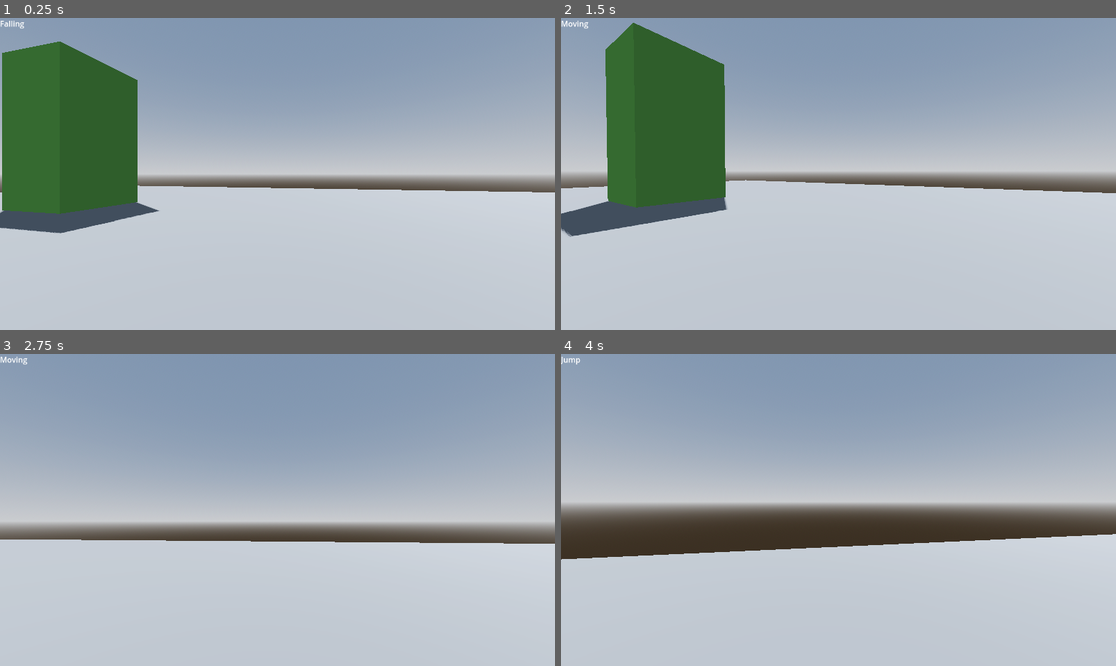
Above: before the commit, frames 1-4 (two rows, left to right).
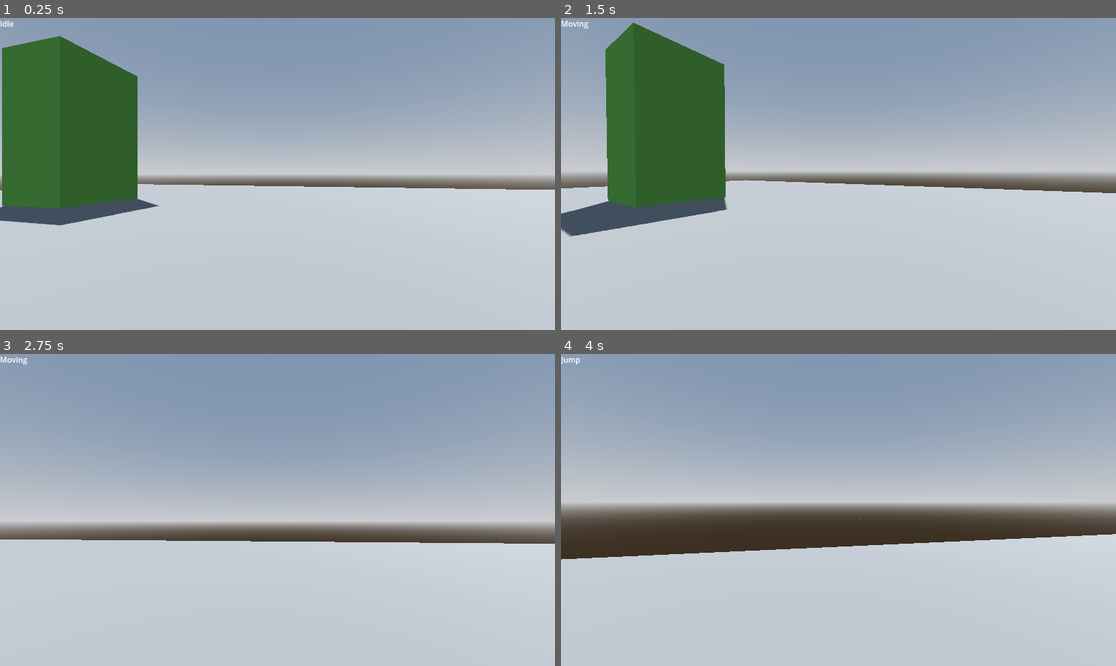
Above: after the commit, the same moments.

Repository: WyattBumbalough/ShootyGamePrototype
Game: Godot game, scene res://Entities/Levels/Test Map/test_map.tscn
The game is run twice, just before and just after one commit, with the same random seed, the same clock (stepped at 60 frames per second) and the same inputs.
Inputs (mouse positions are in pixels of both pictures, inside the frame that each line leads up to):
- Up to frame 1 (0.25 s): no input
- Up to frame 2 (1.5 s): move the mouse to (866, 174) at 0.52 s; hold W (up) from 0.53 s (still down); tap Space (jump) at 0.77 s; move the mouse to (810, 174) at 1.27 s
- Up to frame 3 (2.75 s): keep holding W (up); tap Space (jump) at 1.52 s; move the mouse to (288, 503) at 2.02 s
- Up to frame 4 (4 s): keep holding W (up); tap Enter at 2.75 s; move the mouse to (832, 516) at 2.77 s; tap Space (jump) at 3.02, 3.77 s; move the mouse to (877, 513) at 3.52 s

The runs differ from the first frame. In frame 1, 2.0% of the frame differs, in the area x 0-100%, y 0-70%; in frame 2, less than 0.1%; in frame 3, less than 0.1%; in frame 4, less than 0.1%.

Commit message:
More smol stuff
+ Organized file system a little bit.
+ Started throwing together some enemy related stuff

Diff:
--- a/Scripts/Global.gd
+++ b/Common/Globals/Global.gd
@@ -1,4 +1,6 @@
 extends Node
+
+enum ENEMY_TYPES{ LIGHT, MEDIUM, HEAVY }
 
 var CurrentPlayer: Player
 var PlayerStateMachine: StateMachine
--- /dev/null
+++ b/Entities/Enemies/enemy.gd
@@ -0,0 +1,9 @@
+extends CharacterBody3D
+class_name Enemy
+
+@export var health: float
+@export var type: Global.ENEMY_TYPES
+
+@export_category("Nodes")
+@export var animations: AnimationPlayer
+@export var nav_agent: NavigationAgent3D
--- /dev/null
+++ b/Entities/Enemies/enemy.tscn
@@ -0,0 +1,25 @@
+[gd_scene load_steps=4 format=3 uid="uid://b58n3ea82dc54"]
+
+[ext_resource type="Script" uid="uid://b5aers873e8rj" path="res://Entities/Enemies/enemy.gd" id="1_7o3vr"]
+
+[sub_resource type="CapsuleMesh" id="CapsuleMesh_wbf3x"]
+
+[sub_resource type="CapsuleShape3D" id="CapsuleShape3D_6rqwt"]
+
+[node name="Enemy" type="CharacterBody3D" node_paths=PackedStringArray("animations", "nav_agent")]
+script = ExtResource("1_7o3vr")
+health = 100.0
+animations = NodePath("AnimationPlayer")
+nav_agent = NodePath("NavigationAgent3D")
+
+[node name="MeshInstance3D" type="MeshInstance3D" parent="."]
+transform = Transform3D(1, 0, 0, 0, 1, 0, 0, 0, 1, 0, 1, 0)
+mesh = SubResource("CapsuleMesh_wbf3x")
+
+[node name="CollisionShape3D" type="CollisionShape3D" parent="."]
+transform = Transform3D(1, 0, 0, 0, 1, 0, 0, 0, 1, 0, 1, 0)
+shape = SubResource("CapsuleShape3D_6rqwt")
+
+[node name="NavigationAgent3D" type="NavigationAgent3D" parent="."]
+
+[node name="AnimationPlayer" type="AnimationPlayer" parent="."]
--- a/Entities/Levels/Test Map/test_map.tscn
+++ b/Entities/Levels/Test Map/test_map.tscn
@@ -70,4 +70,4 @@
 font_size = 128
 
 [node name="Player" parent="." instance=ExtResource("1_mc158")]
-transform = Transform3D(0.22534223, 0, -0.9742797, 0, 1, 0, 0.9742797, 0, 0.22534223, 4.8604517, 0.6413083, 1.454314)
+transform = Transform3D(0.22534223, 0, -0.9742797, 0, 1, 0, 0.9742797, 0, 0.22534223, 4.8604517, -0.25, 1.454314)
--- a/Entities/Player/Player.tscn
+++ b/Entities/Player/Player.tscn
@@ -1,11 +1,11 @@
 [gd_scene load_steps=12 format=3 uid="uid://dxpf6y10dmc1q"]
 
-[ext_resource type="Script" uid="uid://cs730ueljjghv" path="res://Scripts/State Machine/Player.gd" id="1_xhfnw"]
-[ext_resource type="Script" uid="uid://cmek1dcaubhxl" path="res://Scripts/State Machine/State_Machine.gd" id="2_ww0jn"]
-[ext_resource type="Script" uid="uid://b51yfegyf271a" path="res://Scripts/State Machine/Idle.gd" id="3_vweq0"]
-[ext_resource type="Script" uid="uid://dafeehxt4nr28" path="res://Scripts/State Machine/Moving.gd" id="4_1des2"]
-[ext_resource type="Script" uid="uid://y0he0fi2dn52" path="res://Entities/Player/Falling.gd" id="5_an6q6"]
-[ext_resource type="Script" uid="uid://c5lf3ml8immra" path="res://Entities/Player/Jump.gd" id="6_t38ms"]
+[ext_resource type="Script" uid="uid://cs730ueljjghv" path="res://Entities/Player/Player.gd" id="1_xhfnw"]
+[ext_resource type="Script" uid="uid://cmek1dcaubhxl" path="res://Common/State Machine/State_Machine.gd" id="2_ww0jn"]
+[ext_resource type="Script" uid="uid://b51yfegyf271a" path="res://Entities/Player/States/Idle.gd" id="3_vweq0"]
+[ext_resource type="Script" uid="uid://dafeehxt4nr28" path="res://Entities/Player/States/Moving.gd" id="4_1des2"]
+[ext_resource type="Script" uid="uid://y0he0fi2dn52" path="res://Entities/Player/States/Falling.gd" id="5_an6q6"]
+[ext_resource type="Script" uid="uid://c5lf3ml8immra" path="res://Entities/Player/States/Jump.gd" id="6_t38ms"]
 
 [sub_resource type="StandardMaterial3D" id="StandardMaterial3D_t38ms"]
 albedo_color = Color(1, 0.47058824, 0.20784314, 1)
--- a/project.godot
+++ b/project.godot
@@ -17,12 +17,13 @@
 
 [autoload]
 
-Global="*res://Scripts/Global.gd"
+Global="*res://Common/Globals/Global.gd"
 
 [file_customization]
 
 folder_colors={
 "res://Assets/": "green",
+"res://Common/": "blue",
 "res://Entities/": "yellow"
 }
 
Renamed: Scripts/Global.gd.uid -> Common/Globals/Global.gd.uid
Renamed: Scripts/State.gd -> Common/State Machine/State.gd
Renamed: Scripts/State.gd.uid -> Common/State Machine/State.gd.uid
Renamed: Scripts/State Machine/State_Machine.gd -> Common/State Machine/State_Machine.gd
Renamed: Scripts/State Machine/State_Machine.gd.uid -> Common/State Machine/State_Machine.gd.uid
Not shown, added: Entities/Enemies/enemy.gd.uid
Renamed: Scripts/State Machine/Player.gd -> Entities/Player/Player.gd
Renamed: Scripts/State Machine/Player.gd.uid -> Entities/Player/Player.gd.uid
Renamed: Entities/Player/Falling.gd -> Entities/Player/States/Falling.gd
Renamed: Entities/Player/Falling.gd.uid -> Entities/Player/States/Falling.gd.uid
Renamed: Scripts/State Machine/Idle.gd -> Entities/Player/States/Idle.gd
Renamed: Scripts/State Machine/Idle.gd.uid -> Entities/Player/States/Idle.gd.uid
(and 4 more such lines)
